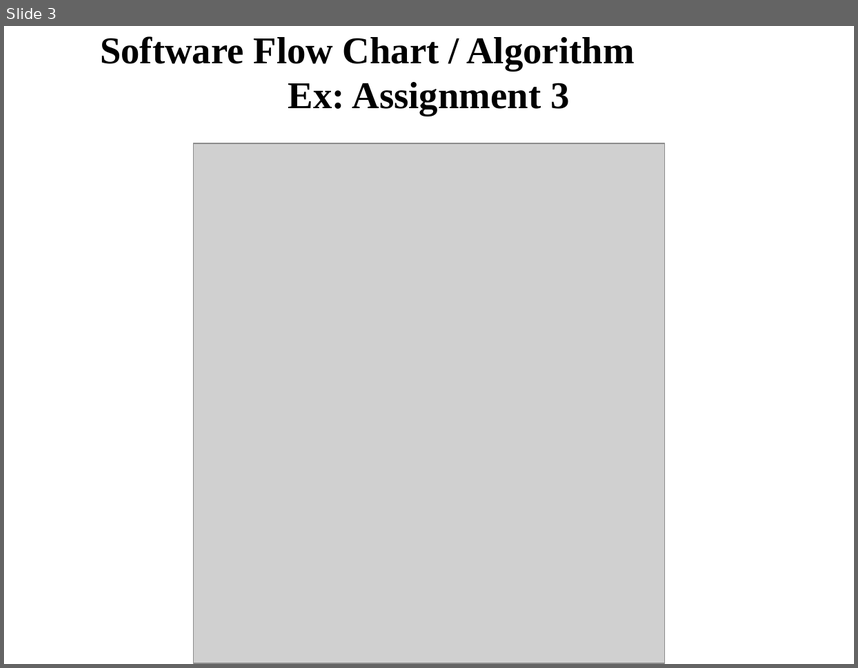
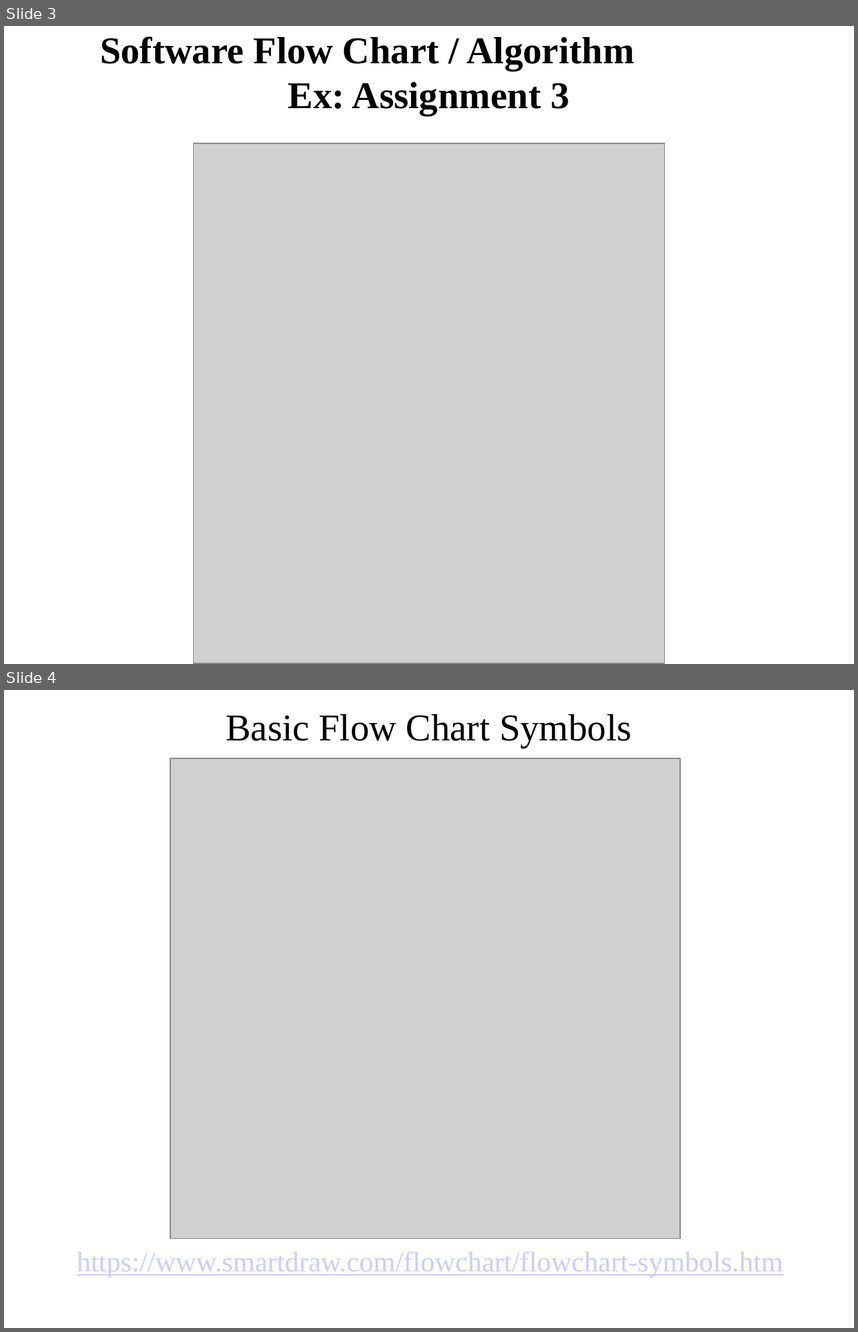
Before and after one commit to pw4rn3r/ECE382, a slide deck: notes/L8/Lsn8.pptx. Shown one above the other, each under a label of ours: slide 3 before the commit, slides 3 and 4 after it. The pictures are 858x668 and 858x1332 pixels, drawn with LibreOffice and Linux fonts; fonts in the diff are those of the drawing; grey boxes stand for pictures. Boxes give left, top, right and bottom in pixels: in the first picture for what was removed or moved away, otherwise in the second. Text is boxed around its words. In the diff, an @@ line names an element or a change of style, - is before the commit and + after.

Commit message:
Added slide to Lesson 8 with flowchart symbols and their descriptions

```diff
--- a/notes/L8/Lsn8.pptx
+++ b/notes/L8/Lsn8.pptx
@@ slide 4 added at bbox=[4, 690, 854, 1328], background #FFFFFF @@
@@ title added at bbox=[225, 714, 632, 747], 32 pt, text #000000 @@
+Basic Flow Chart Symbols
@@ picture added at bbox=[170, 758, 681, 1239] @@
@@ text added at bbox=[76, 1251, 783, 1276], 24 pt, text #CCCCFF, underline @@
+https://www.smartdraw.com/flowchart/flowchart-symbols.htm
```
